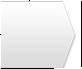
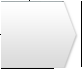
Two versions of the same layered image (82x69). Layer-by-layer changes:
hid group "EDIT" (1 layers) over (1, 1, 78, 68)
added group "Transparent back" with 4 layers in group "Kory V2" over (1, 1, 78, 68)
added layer "Default" (2nd of 3, in "Kory V2" › "Transparent back") in group "Transparent back" over (1, 1, 78, 68)
